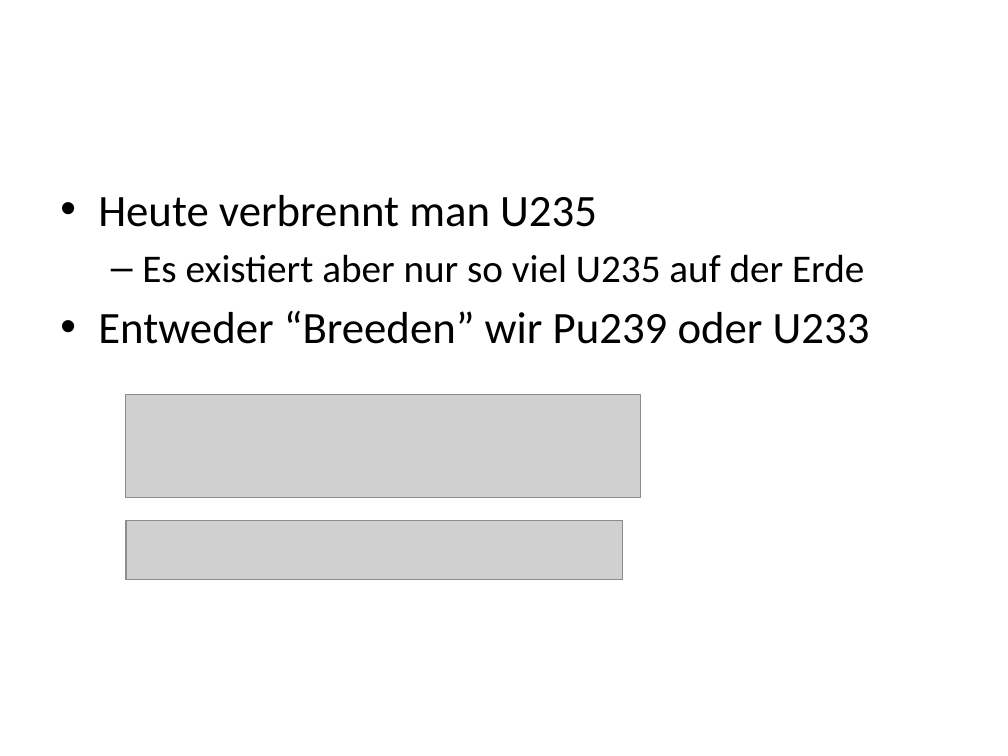
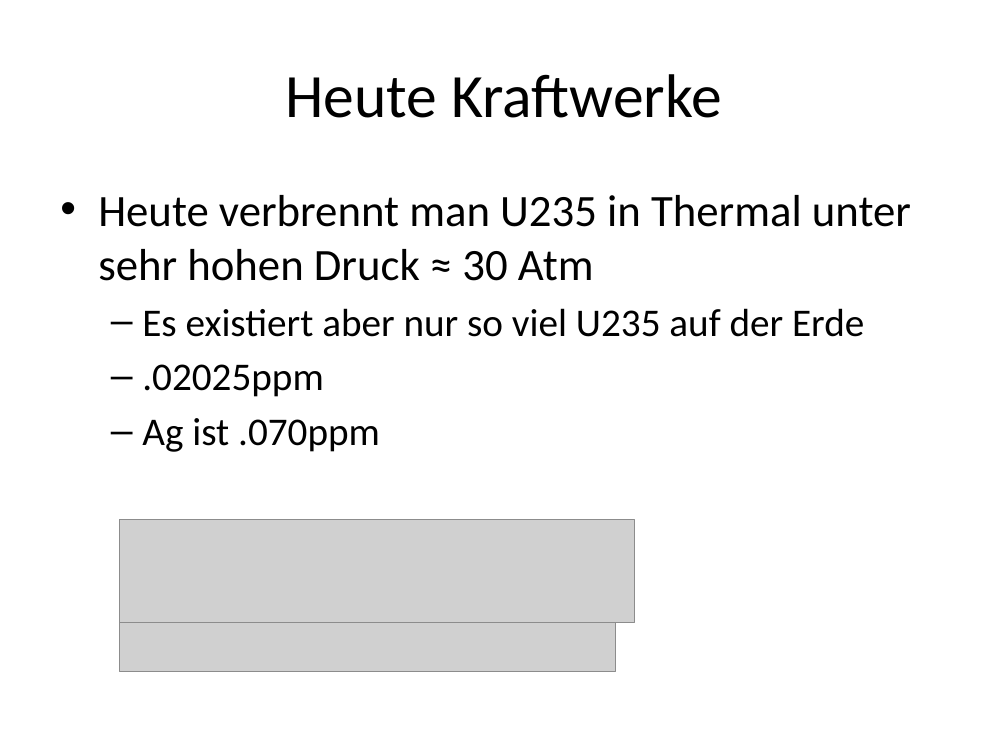
Before and after one commit to EnemyoftheFarmer/Thorium-Presentation, a slide deck: slide 14 of Thorium Reactors.pptx. Drawn at 1008x756 pixels with LibreOffice and Linux fonts; fonts in the diff are those of the drawing; grey boxes stand for pictures. Boxes give left, top, right and bottom in pixels: in the first picture for what was removed or moved away, otherwise in the second. Text is boxed around its words. In the diff, an @@ line names an element or a change of style, - is before the commit and + after.

```diff
--- a/Thorium Reactors.pptx
+++ b/Thorium Reactors.pptx
@@ title added at (286,74,722,118), 44 pt, text #000000 @@
+Heute Kraftwerke
@@ text at (98,195,911,281): text changed @@
-• Heute verbrennt man U235
+• Heute verbrennt man U235 in Thermal unter sehr hohen Druck ≈ 30 Atm
@@ text at (142,364,380,452): text changed; size 32 to 28 pt @@
-• Entweder “Breeden” wir Pu239 oder U233
+  – .02025ppm
+  – Ag ist .070ppm
@@ picture: place and size @@
-picture at (126,395,641,498)
+picture at (119,520,634,623)
@@ picture: place and size @@
-picture at (126,521,622,580)
+picture at (119,613,615,671)
```
Also in this commit, not shown: 3 other slides changed.
